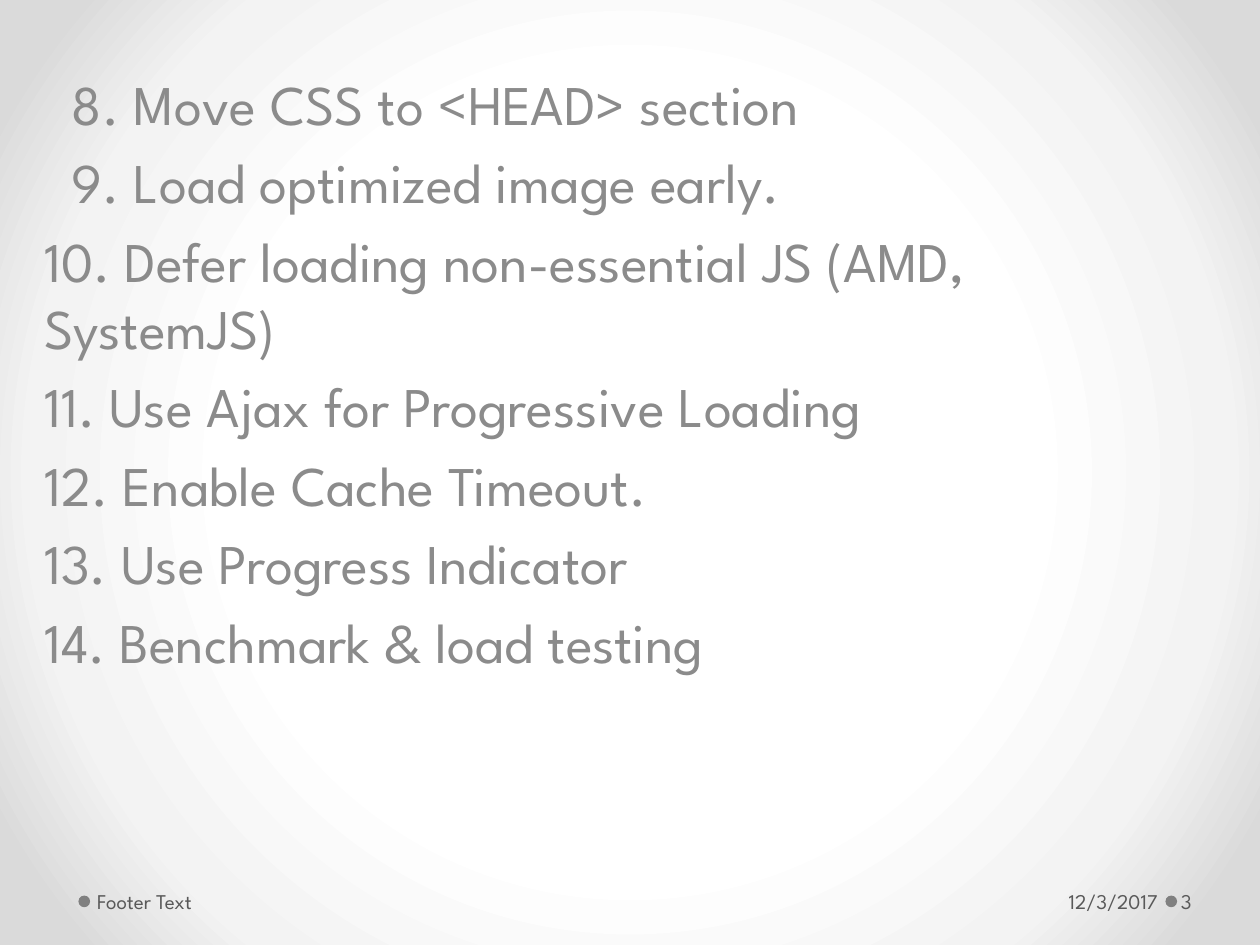
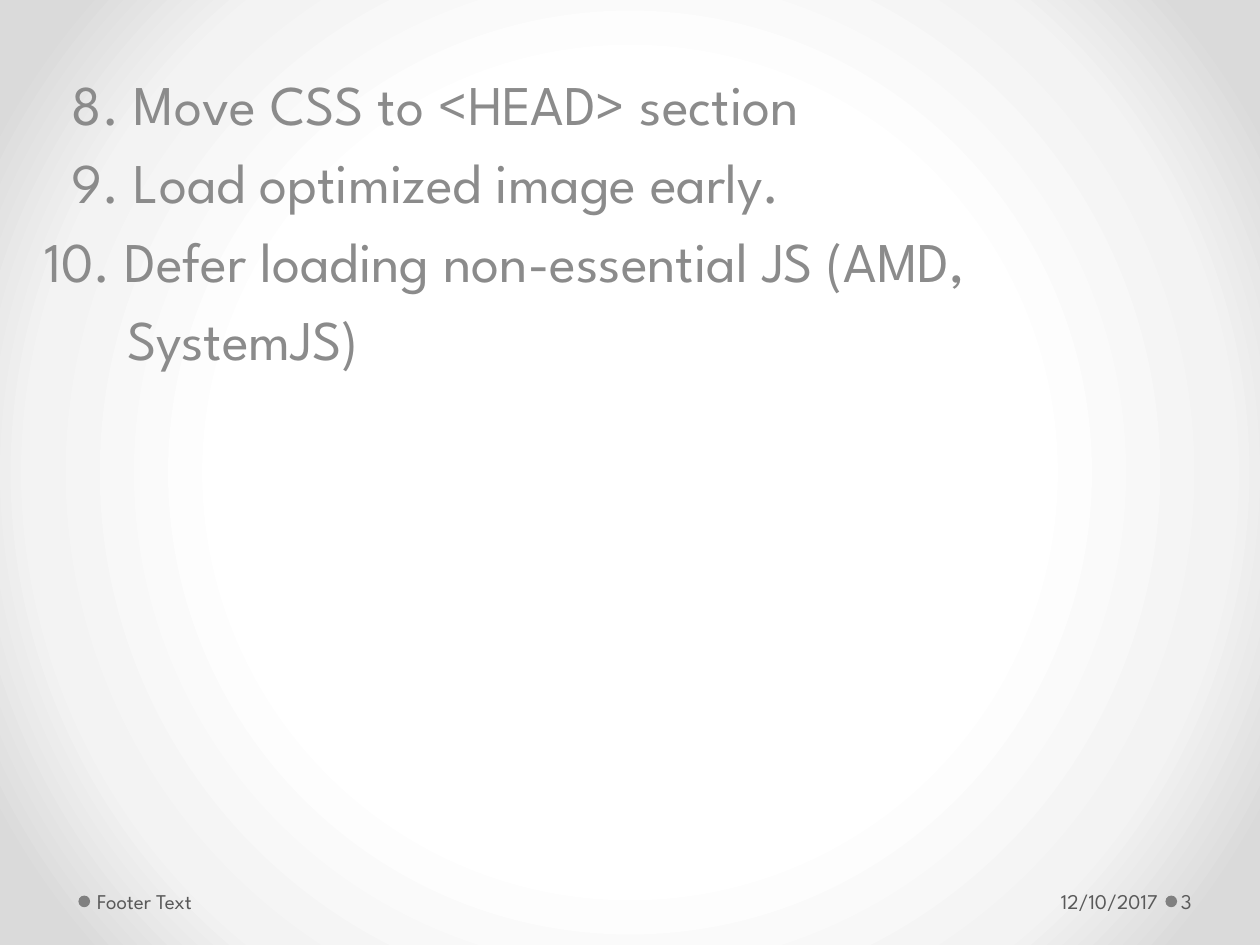
Before and after one commit to h-t-tran/brown, a slide deck: slide 3 of web-pg-performance/webpgperformance.pptx. Drawn at 1260x945 pixels with LibreOffice and Linux fonts; fonts in the diff are those of the drawing. Boxes give left, top, right and bottom in pixels: in the first picture for what was removed or moved away, otherwise in the second. Text is boxed around its words. In the diff, an @@ line names an element or a change of style, - is before the commit and + after.

```diff
--- a/web-pg-performance/webpgperformance.pptx
+++ b/web-pg-performance/webpgperformance.pptx
@@ subtitle at (44,243,965,372): text changed @@
-10. Defer loading non-essential JS (AMD, SystemJS)
-11. Use Ajax for Progressive Loading
-12. Enable Cache Timeout.
-13. Use Progress Indicator
-14. Benchmark & load testing
+10. Defer loading non-essential JS (AMD,
+SystemJS)
@@ text at (1061,894,1158,911): text changed @@
-12/3/2017
+12/10/2017
```
Also in this commit, not shown: 18 other slides changed, 2 slides added, 3 other files.
